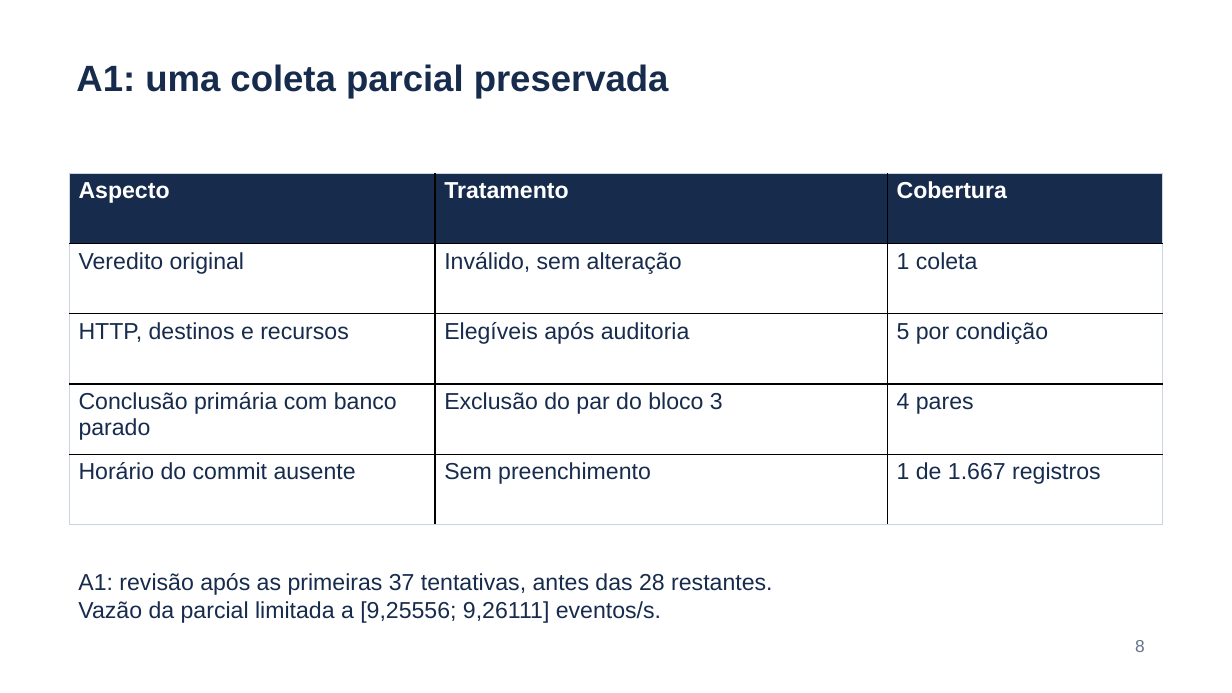
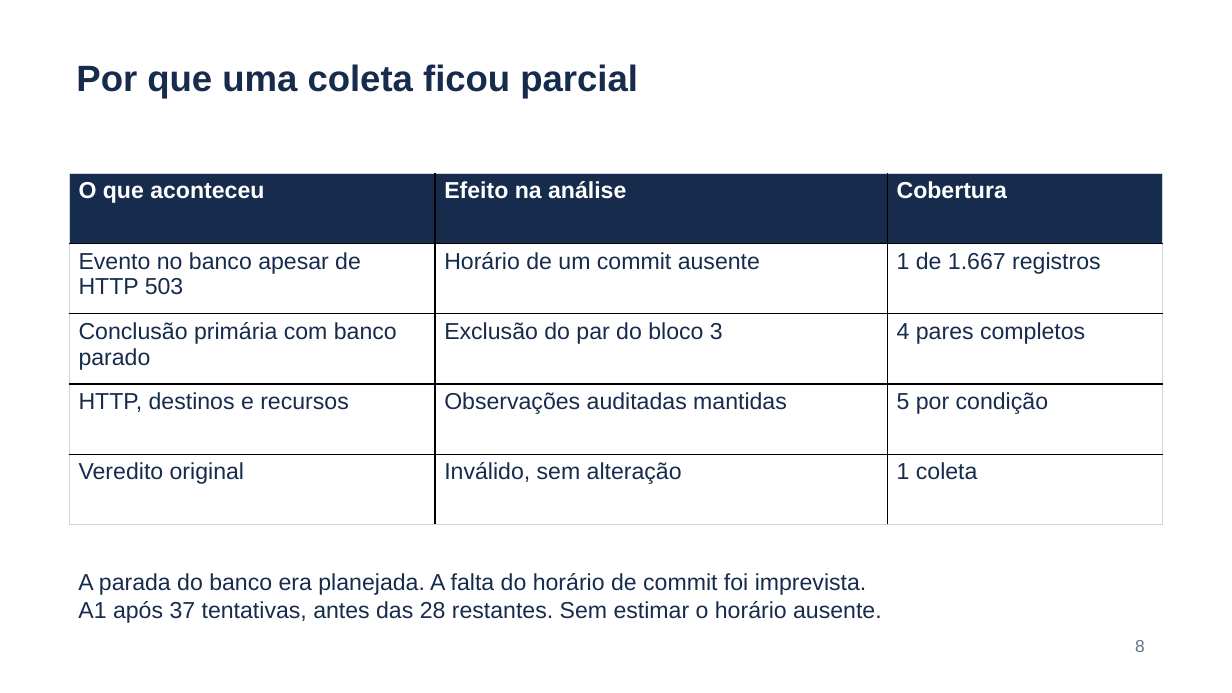
Before and after one commit to ilann47/TCC-2026, a slide deck: slide 8 of entregas/2026-10-27-entrega-04-java-final/Apresentacao-Entrega04-final.pptx. Drawn at 1232x693 pixels with LibreOffice and Linux fonts; fonts in the diff are those of the drawing. Boxes give left, top, right and bottom in pixels: in the first picture for what was removed or moved away, otherwise in the second. Text is boxed around its words. In the diff, an @@ line names an element or a change of style, - is before the commit and + after.

Commit message:
Esclarece coleta parcial nos slides e notas da entrega

```diff
--- a/entregas/2026-10-27-entrega-04-java-final/Apresentacao-Entrega04-final.pptx
+++ b/entregas/2026-10-27-entrega-04-java-final/Apresentacao-Entrega04-final.pptx
@@ text at (x1=76, y1=64, x2=638, y2=98): text changed @@
-A1: uma coleta parcial preservada
+Por que uma coleta ficou parcial
@@ table at (x1=69, y1=174, x2=1164, y2=525) @@
-row 1: Aspecto | Tratamento | Cobertura
+row 1: O que aconteceu | Efeito na análise | Cobertura
+row 2: Evento no banco apesar de HTTP 503 | Horário de um commit ausente | 1 de 1.667 registros
+row 3: Conclusão primária com banco parado | Exclusão do par do bloco 3 | 4 pares completos
+row 4: HTTP, destinos e recursos | Observações auditadas mantidas | 5 por condição
-row 3: HTTP, destinos e recursos | Elegíveis após auditoria | 5 por condição
-row 4: Conclusão primária com banco parado | Exclusão do par do bloco 3 | 4 pares
-row 5: Horário do commit ausente | Sem preenchimento | 1 de 1.667 registros
@@ text at (x1=78, y1=573, x2=882, y2=623): text changed @@
-A1: revisão após as primeiras 37 tentativas, antes das 28 restantes.
-Vazão da parcial limitada a [9,25556; 9,26111] eventos/s.
+A parada do banco era planejada. A falta do horário de commit foi imprevista.
+A1 após 37 tentativas, antes das 28 restantes. Sem estimar o horário ausente.
```
Also in this commit, not shown: 1 other slide changed, 11 other files.
